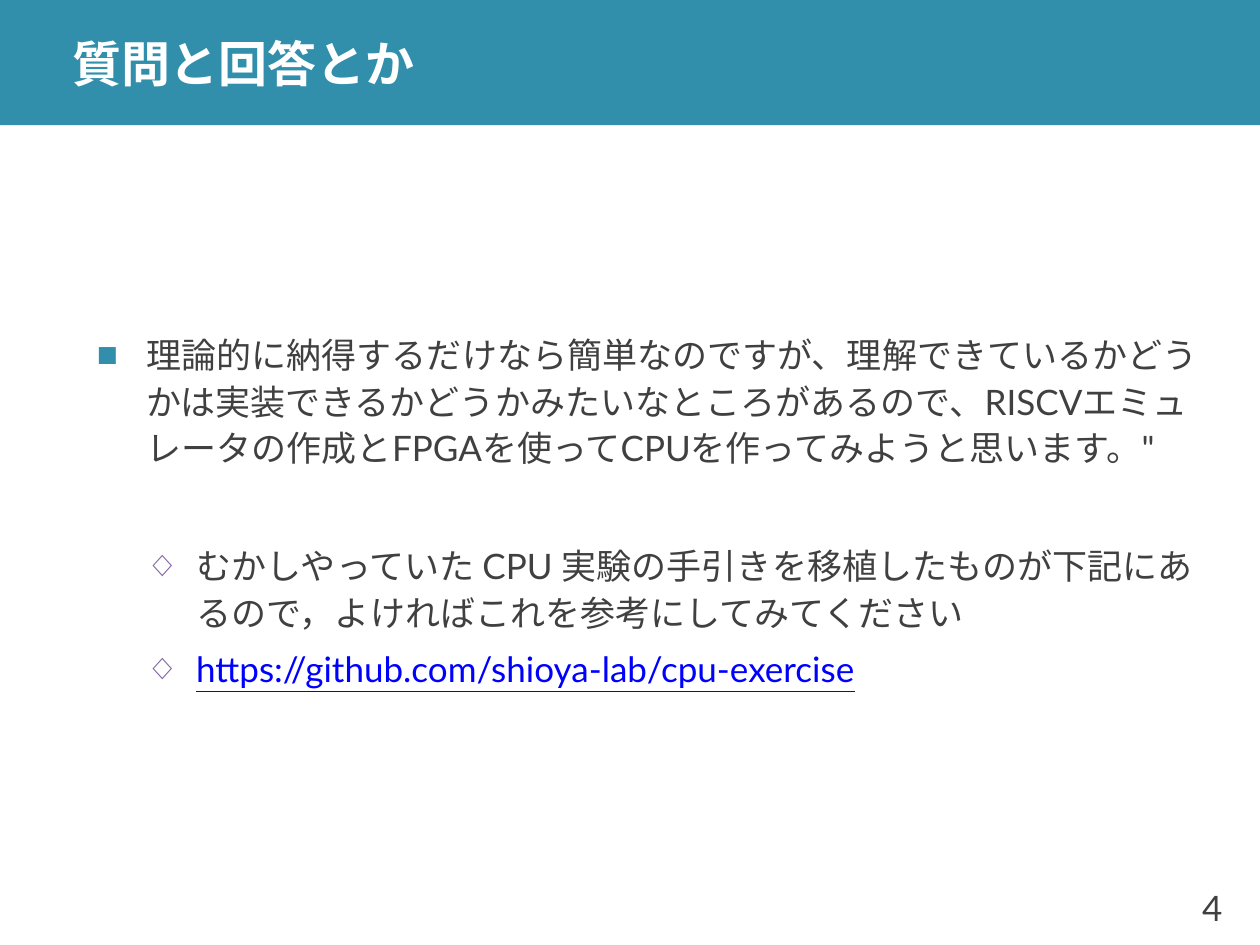
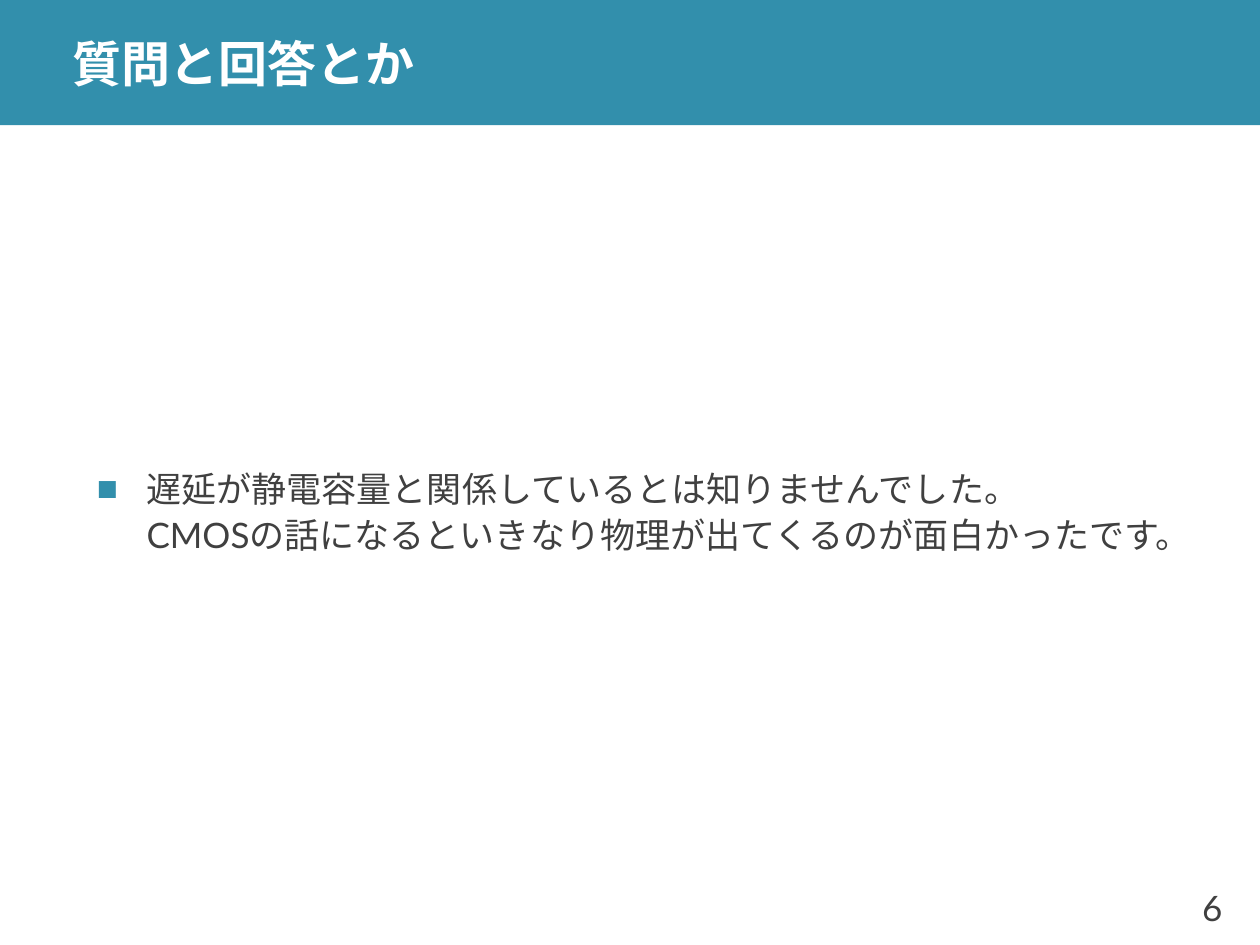
Before and after one commit to shioyadan/advanced-computer-organization, a slide deck: slide 6 of aco-shioya-03.pptx (slide 4 before the commit). Drawn at 1260x945 pixels with LibreOffice and Linux fonts; fonts in the diff are those of the drawing. Boxes give left, top, right and bottom in pixels: in the first picture for what was removed or moved away, otherwise in the second. Text is boxed around its words. In the diff, an @@ line names an element or a change of style, - is before the commit and + after.

```diff
--- a/aco-shioya-03.pptx
+++ b/aco-shioya-03.pptx
@@ text at (147, 472, 1191, 551): text changed @@
-■ 理論的に納得するだけなら簡単なのですが、理解できているかどうかは実装できるかどうかみたいなところがあるので、RISCVエミュレータの作成とFPGAを使ってCPUを作ってみようと思います。"
-  ◇ むかしやっていた CPU 実験の手引きを移植したものが下記にあるので，よければこれを参考にしてみてください
-  ◇ https://github.com/shioya-lab/cpu-exercise
+■ 遅延が静電容量と関係しているとは知りませんでした。
+  CMOSの話になるといきなり物理が出てくるのが面白かったです。
@@ page number at (1202, 896, 1222, 922): text changed @@
-4
+6
```
Also in this commit, not shown: 14 other slides changed, 22 slides added, 1 slide removed, 1 other file.
